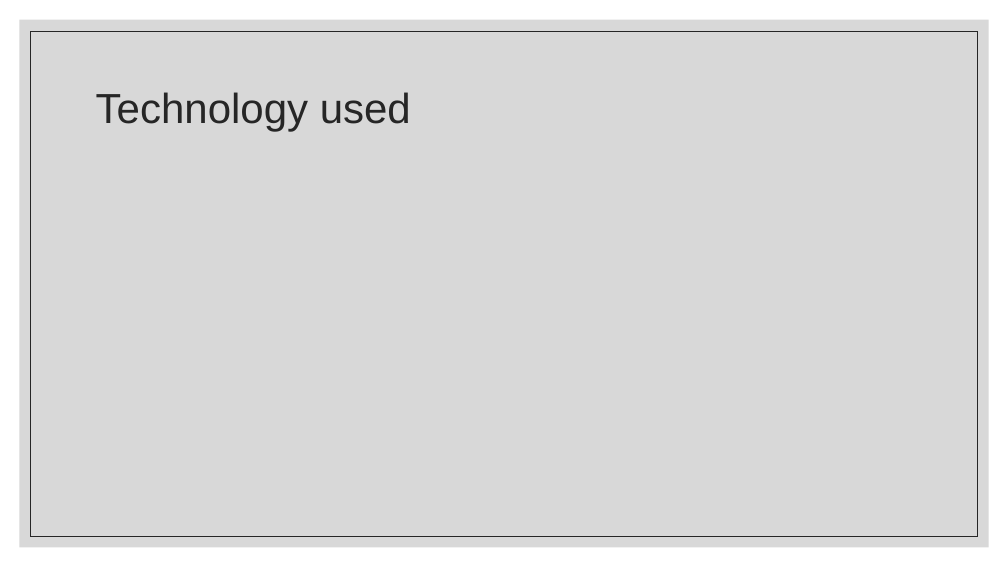
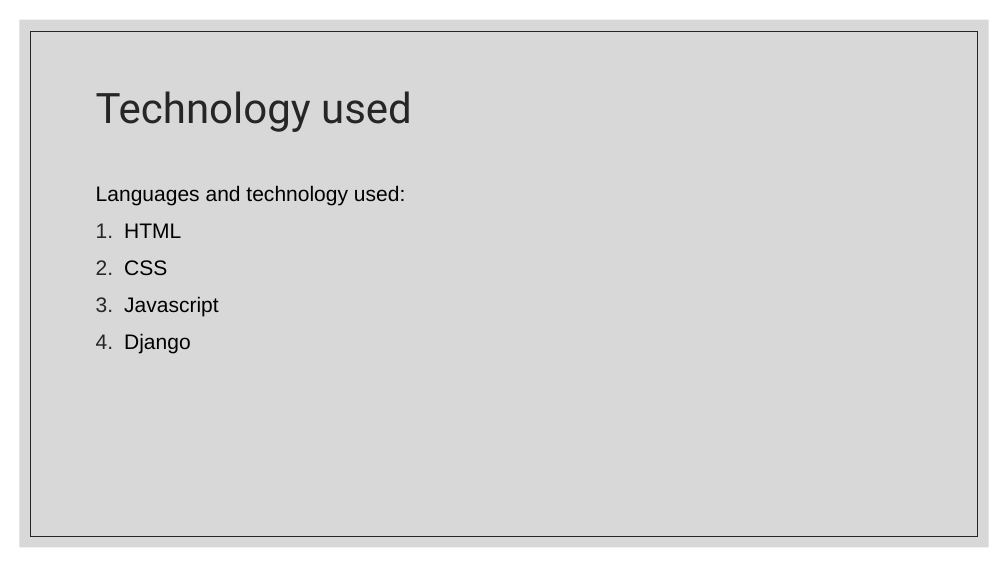
Before and after one commit to Beakbreak/DBMS-project, a slide deck: slide 5 of Lost And found website.pptx. Drawn at 1008x567 pixels with LibreOffice and Linux fonts; fonts in the diff are those of the drawing. Boxes give left, top, right and bottom in pixels: in the first picture for what was removed or moved away, otherwise in the second. Text is boxed around its words. In the diff, an @@ line names an element or a change of style, - is before the commit and + after.

```diff
--- a/Lost And found website.pptx
+++ b/Lost And found website.pptx
@@ title "Technology used" at [96, 91, 412, 132]: font Arial to Roboto @@
@@ text added at [96, 185, 405, 354], 20 pt, text #000000 @@
+Languages and technology used:
+1. HTML
+2. CSS
+3. Javascript
+4. Django
```
Also in this commit, not shown: 4 other slides changed.
